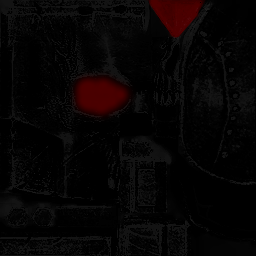
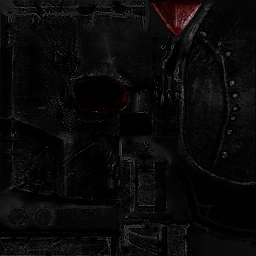
The second (256, 256) image is a revision of the first. Changes to its layers:
renamed "Camada 1" to "Camada 2", painted on it over [0, 0, 256, 256]
added layer "Camada 1" (55%) above "Camada 0 copiar" over [0, 0, 240, 256]
added layer "Camada 0 copiar" above "Camada 0" over [0, 0, 256, 256]
added layer "Camada 0" over [0, 0, 256, 256]
